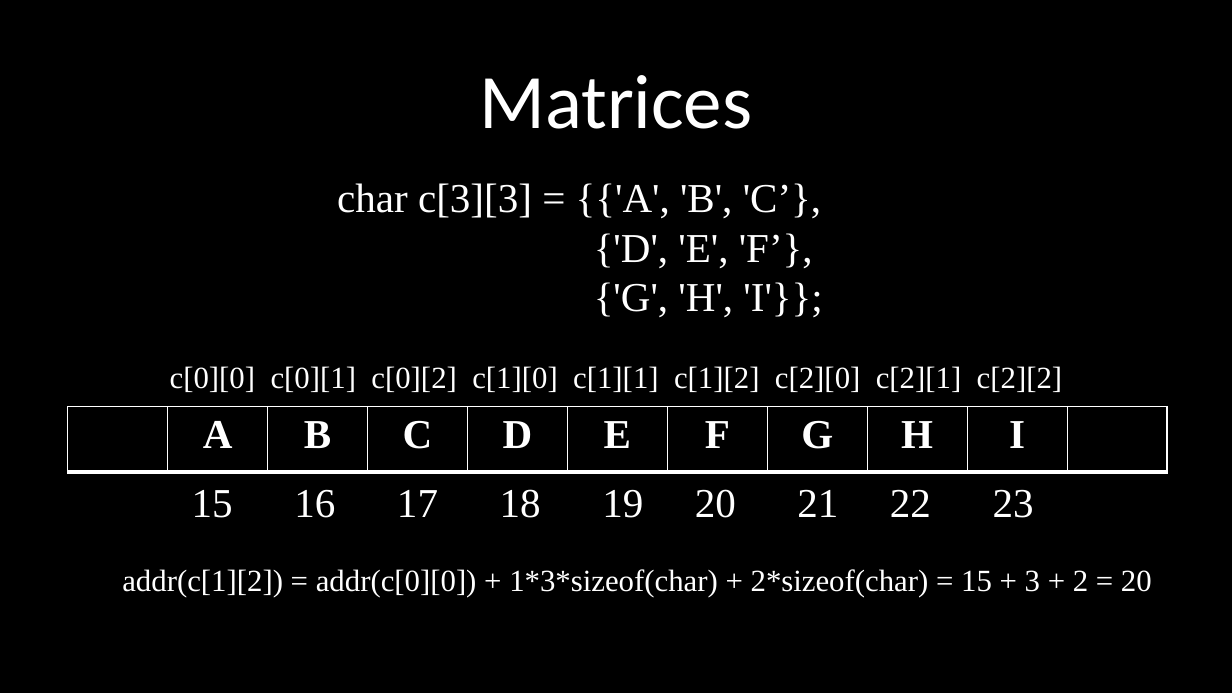
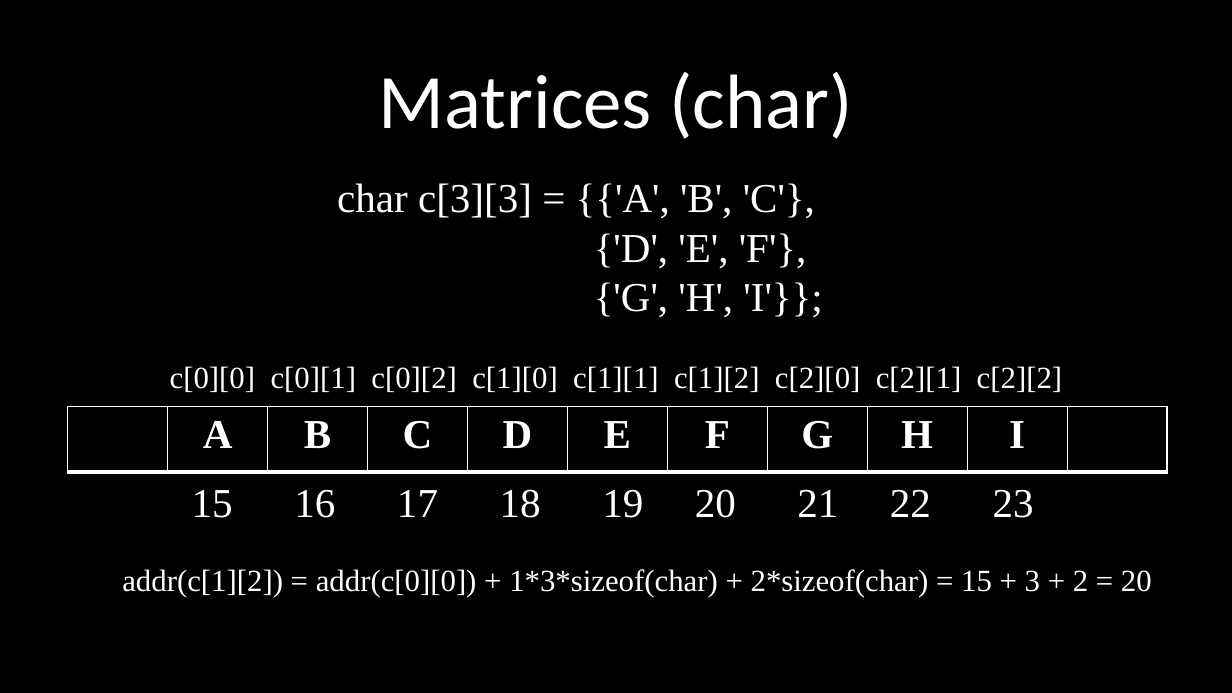
Before and after one commit to kruffka/C-Programming, a slide deck: slide 17 of 2024-2025/slides_pptx/5_static_arrays.pptx (slide 14 before the commit). Drawn at 1232x693 pixels with LibreOffice and Linux fonts; fonts in the diff are those of the drawing. Boxes give left, top, right and bottom in pixels: in the first picture for what was removed or moved away, otherwise in the second. Text is boxed around its words. In the diff, an @@ line names an element or a change of style, - is before the commit and + after.

Commit message:
Update arrays with matrices and functions

```diff
--- a/2024-2025/slides_pptx/5_static_arrays.pptx
+++ b/2024-2025/slides_pptx/5_static_arrays.pptx
@@ text at (379, 72, 852, 139): text changed @@
-Matrices
+Matrices (char)
@@ text at (337, 183, 815, 268): text changed @@
-char c[3][3] = {{'A', 'B', 'C’},
-{'D', 'E', 'F’},
+char c[3][3] = {{'A', 'B', 'C'},
+{'D', 'E', 'F'},
```
Also in this commit, not shown: 1 other slide changed, 10 slides added, 2 other files.
